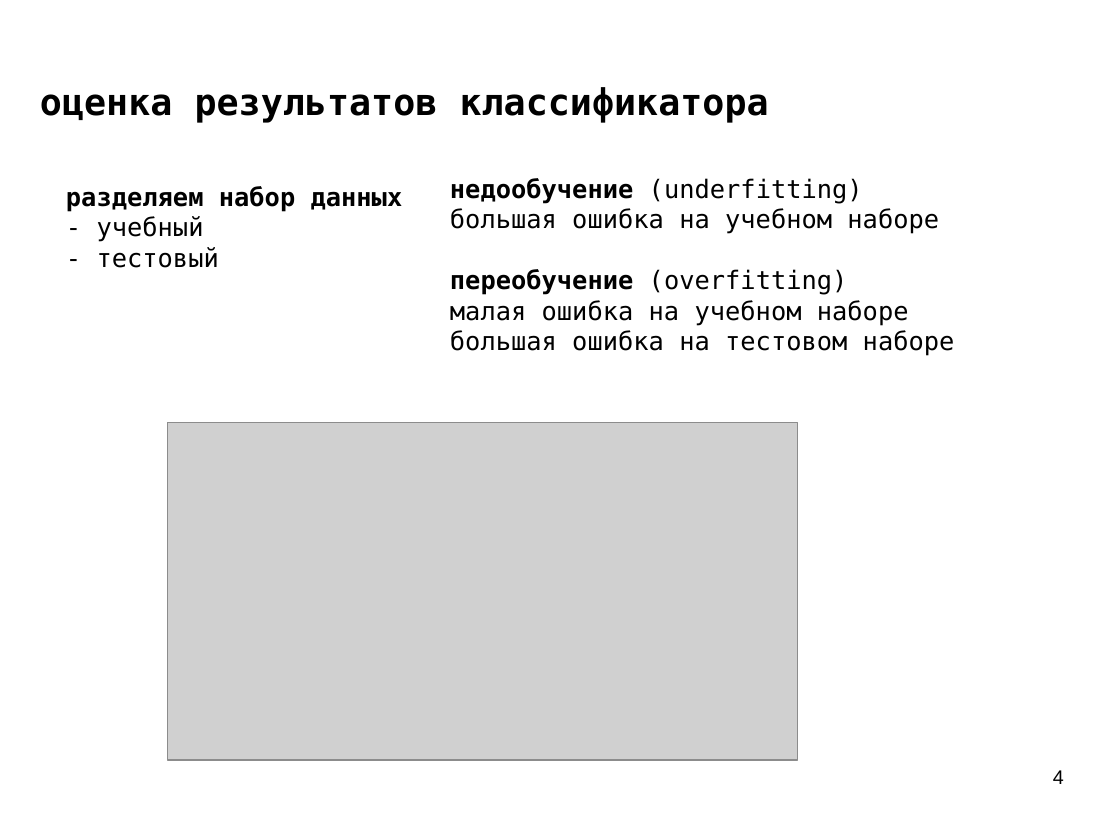
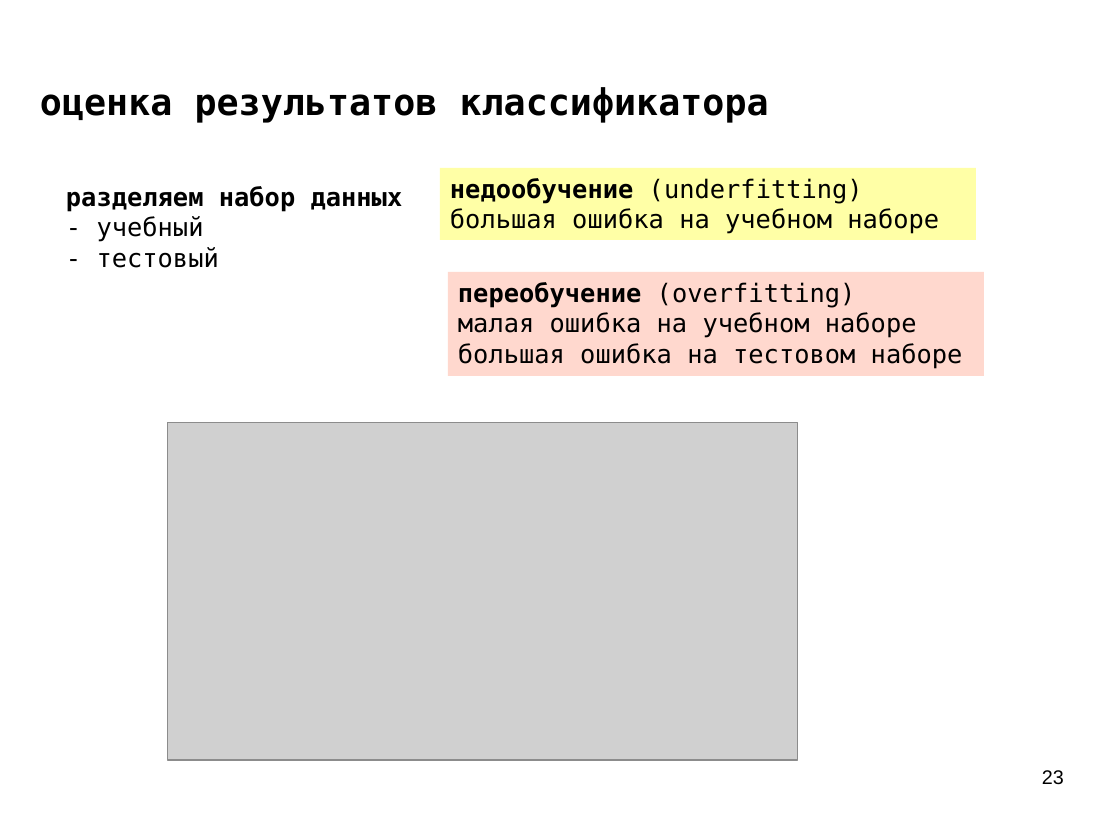
Before and after one commit to mechanoid5/ml_lectorium_legacy, a slide deck: slide 23 of 07-classifier-estimation.odp (slide 4 before the commit). Drawn at 1120x840 pixels with LibreOffice and Linux fonts; fonts in the diff are those of the drawing; grey boxes stand for pictures; background and template pictures are left out. Boxes give left, top, right and bottom in pixels: in the first picture for what was removed or moved away, otherwise in the second. Text is boxed around its words. In the diff, an @@ line names an element or a change of style, - is before the commit and + after.

```diff
--- a/07-classifier-estimation.odp
+++ b/07-classifier-estimation.odp
@@ rectangle added at (440,168,977,240), fill #FFFFA6, 18 pt, text #000000 @@
+недообучение (underfitting)
+большая ошибка на учебном наборе
@@ text in rectangle at (450,178,939,234): paragraphs removed @@
-недообучение (underfitting)
-большая ошибка на учебном наборе
@@ rectangle "переобучение (overfitting)": place and size @@
-rectangle "переобучение (overfitting)" at (450,178,955,356)
+rectangle "переобучение (overfitting)" at (448,272,985,376)
@@ rectangle "переобучение (overfitting)" at (448,272,985,376): fill none to #FFD8CE @@
@@ page number at (1042,770,1064,785): text changed @@
-4
+23
```
Also in this commit, not shown: 8 other slides changed, 10 slides added, 6 slides removed, 2 other files.
